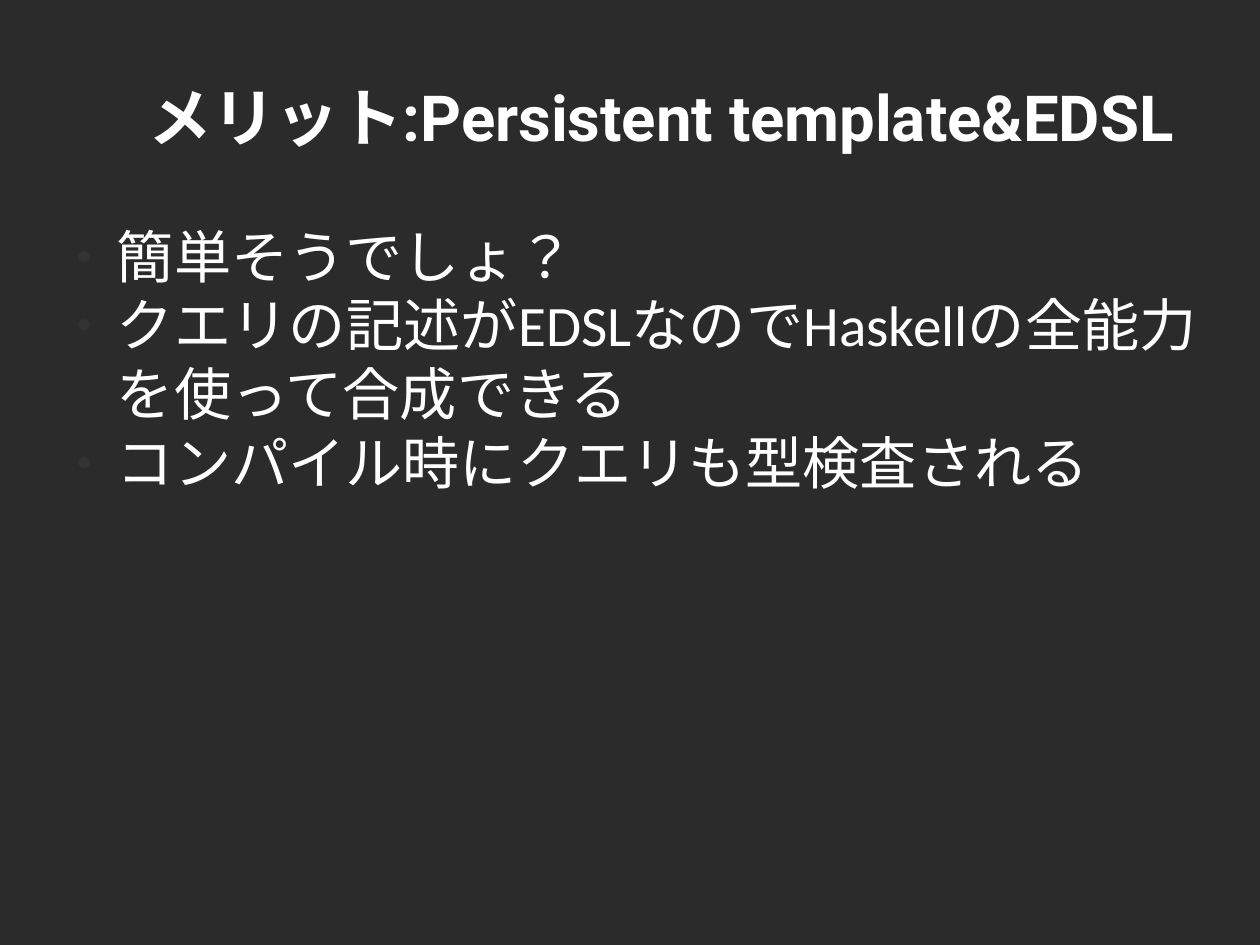
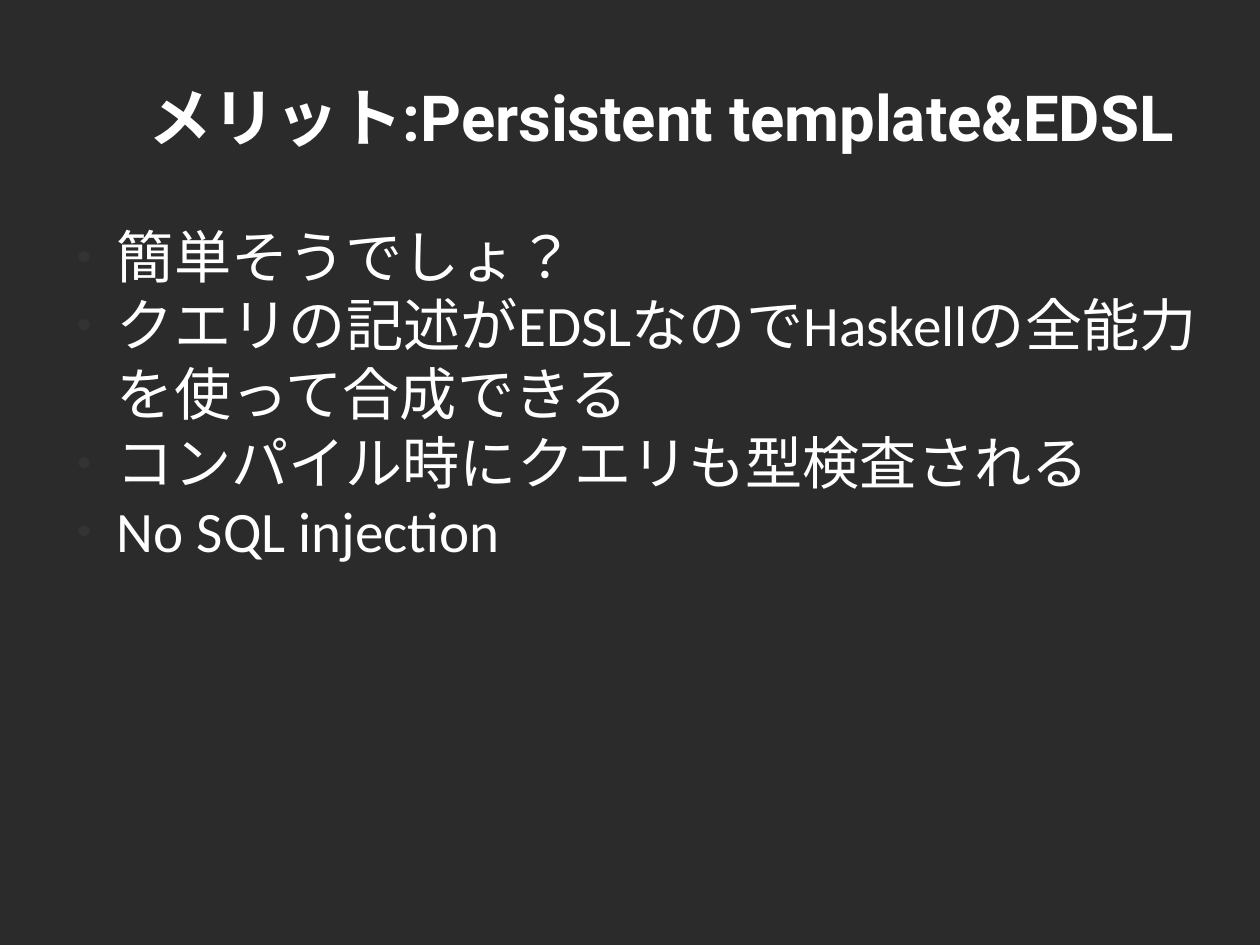
Before and after one commit to cutsea110/cross-slide, a slide deck: slide 22 of CROSS-Yesod.odp (slide 21 before the commit). Drawn at 1260x945 pixels with LibreOffice and Linux fonts; fonts in the diff are those of the drawing; background and template pictures are left out; a plain dark background stands for a picture behind light text. Boxes give left, top, right and bottom in pixels: in the first picture for what was removed or moved away, otherwise in the second. Text is boxed around its words. In the diff, an @@ line names an element or a change of style, - is before the commit and + after.

```diff
--- a/CROSS-Yesod.odp
+++ b/CROSS-Yesod.odp
@@ text at <box>117,512,499,562</box>: paragraph added @@
+● No SQL injection
```
Also in this commit, not shown: 2 other slides changed, 1 slide added, 2 other files.
